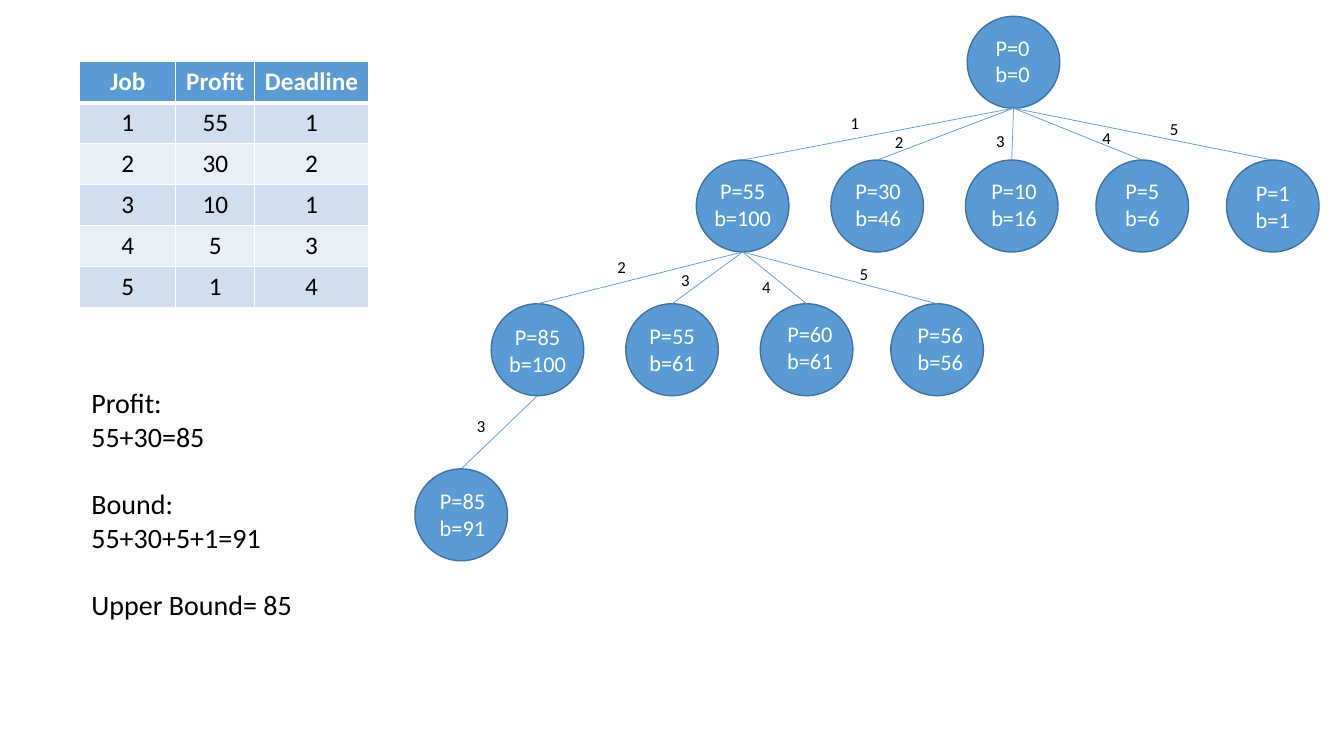
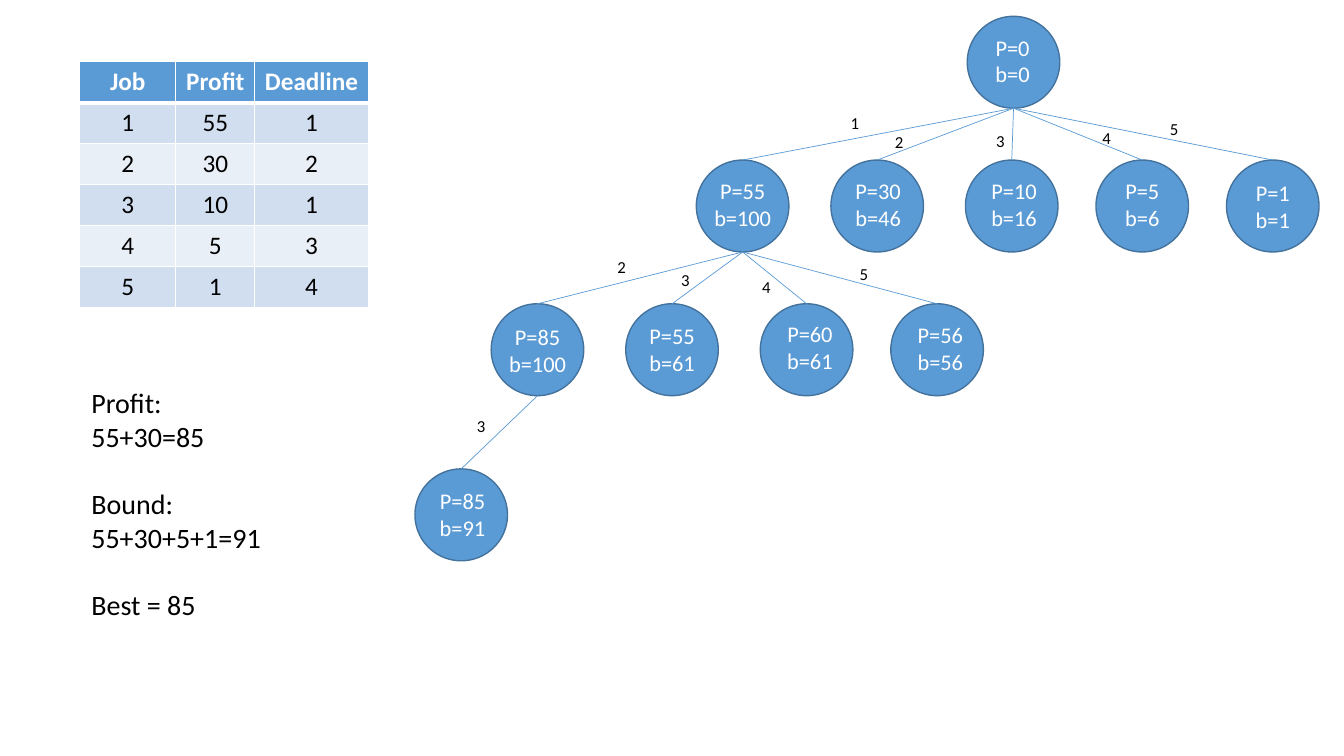
Before and after one commit to andy6804tw/Branch-and-bound, a slide deck: slide 10 of Job Scheduling/assignment/(M10759011)Branch-and_bound_Programming/demo-1.pptx. Drawn at 1344x756 pixels with LibreOffice and Linux fonts; fonts in the diff are those of the drawing. Boxes give left, top, right and bottom in pixels: in the first picture for what was removed or moved away, otherwise in the second. Text is boxed around its words. In the diff, an @@ line names an element or a change of style, - is before the commit and + after.

```diff
--- a/Job Scheduling/assignment/(M10759011)Branch-and_bound_Programming/demo-1.pptx
+++ b/Job Scheduling/assignment/(M10759011)Branch-and_bound_Programming/demo-1.pptx
@@ text at (91,393,260,616): text changed @@
-Profit:
-55+30=85
-Bound:
-55+30+5+1=91
-Upper Bound= 85
+Profit:
+55+30=85
+Bound:
+55+30+5+1=91
+Best = 85
```
Also in this commit, not shown: 12 other slides changed, 6 other files.
